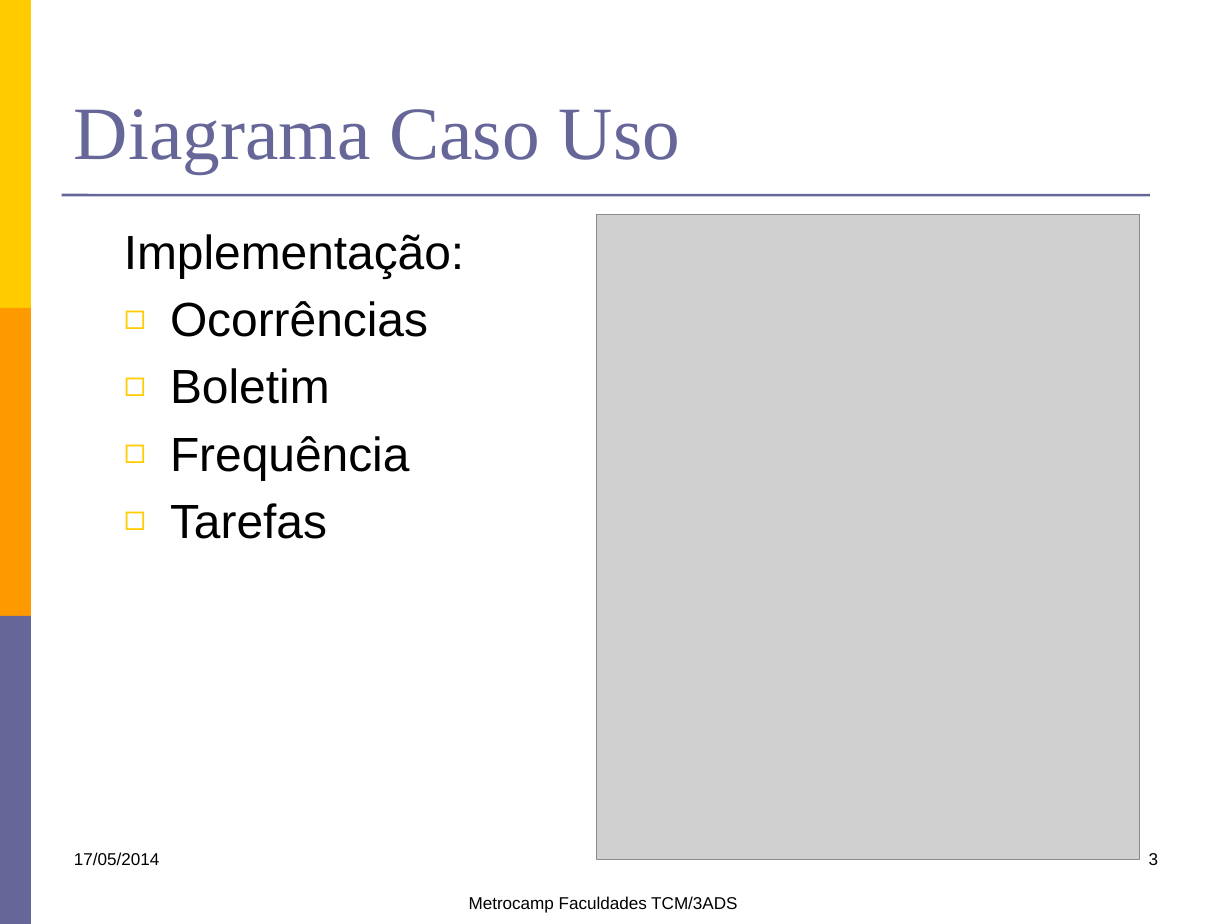
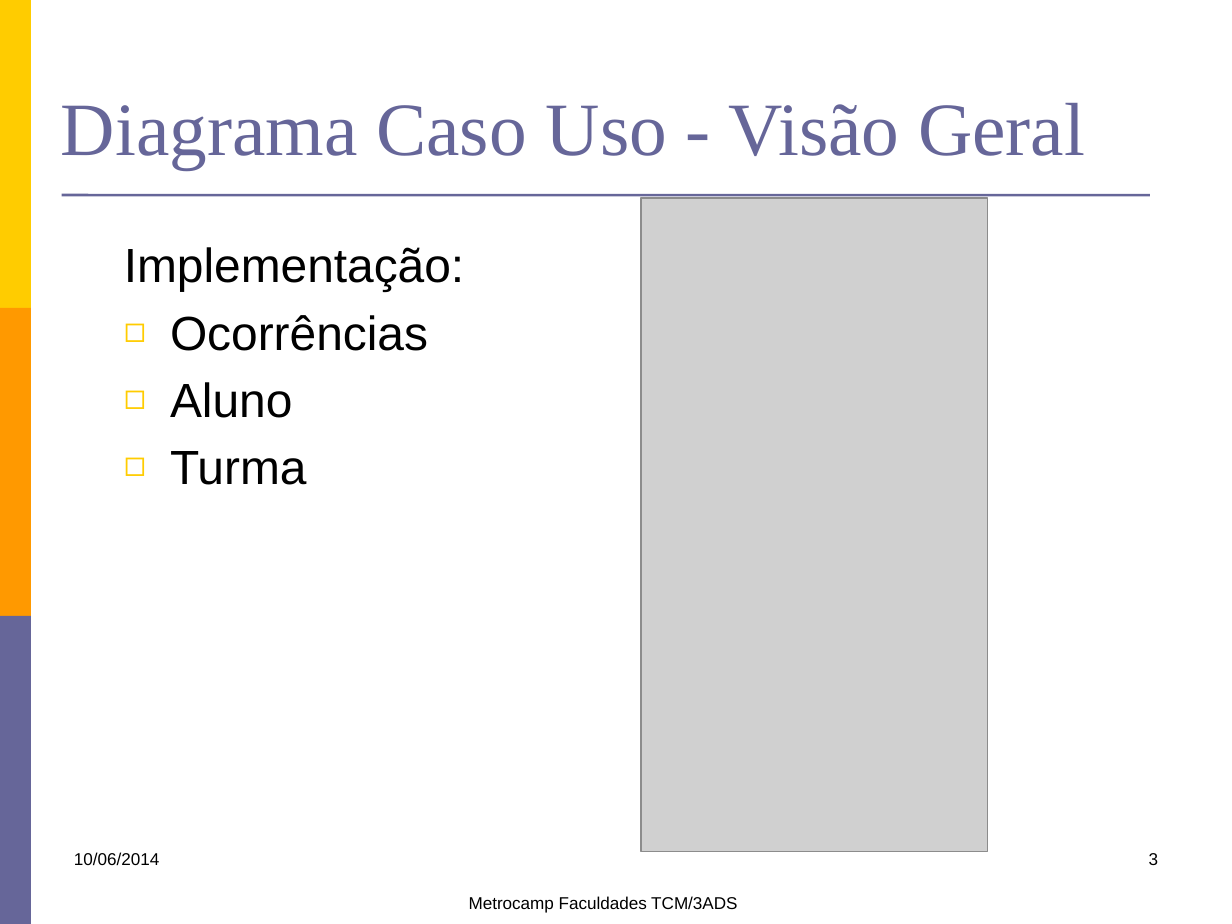
Before and after one commit to lfernandobra/pi5g1s14, a slide deck: slide 3 of documentacao/G5_Apresentacao1sem2014.pptx. Drawn at 1232x924 pixels with LibreOffice and Linux fonts; fonts in the diff are those of the drawing; grey boxes stand for pictures. Boxes give left, top, right and bottom in pixels: in the first picture for what was removed or moved away, otherwise in the second. Text is boxed around its words. In the diff, an @@ line names an element or a change of style, - is before the commit and + after.

```diff
--- a/documentacao/G5_Apresentacao1sem2014.pptx
+++ b/documentacao/G5_Apresentacao1sem2014.pptx
@@ title at (61, 103, 1085, 170): text changed @@
-Diagrama Caso Uso
+Diagrama Caso Uso - Visão Geral
@@ picture: place and size @@
-picture at (596, 214, 1140, 860)
+picture at (641, 198, 987, 853)
@@ text "Implementação:": place and size @@
-text "Implementação:" at (124, 234, 464, 539)
+text "Implementação:" at (124, 247, 464, 485)
@@ text at (170, 382, 306, 485): text changed @@
-◻ Boletim
-◻ Frequência
-◻ Tarefas
+◻ Aluno
+◻ Turma
@@ text at (74, 852, 159, 866): text changed @@
-17/05/2014
+10/06/2014
```
Also in this commit, not shown: 7 other slides changed, 1 other file.
